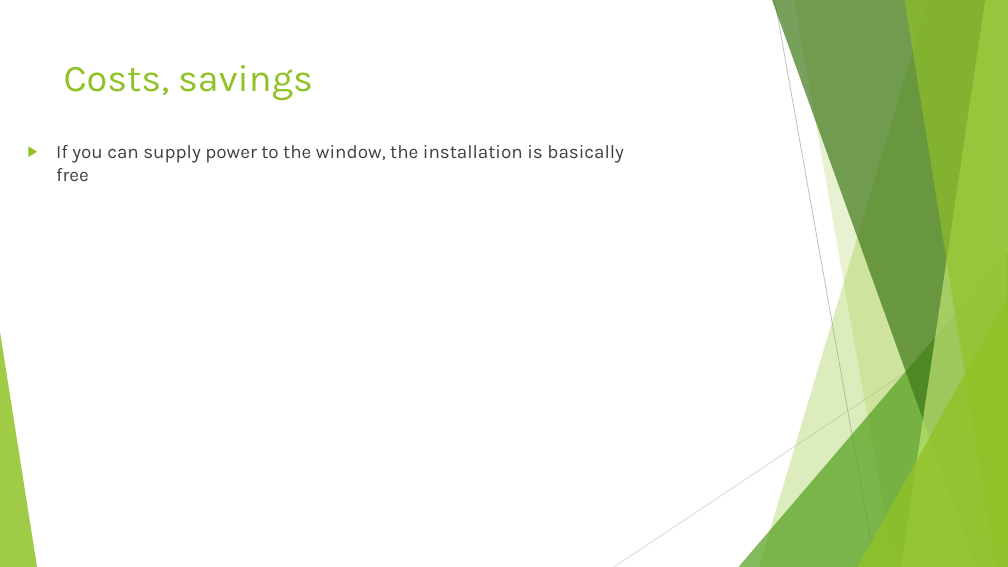
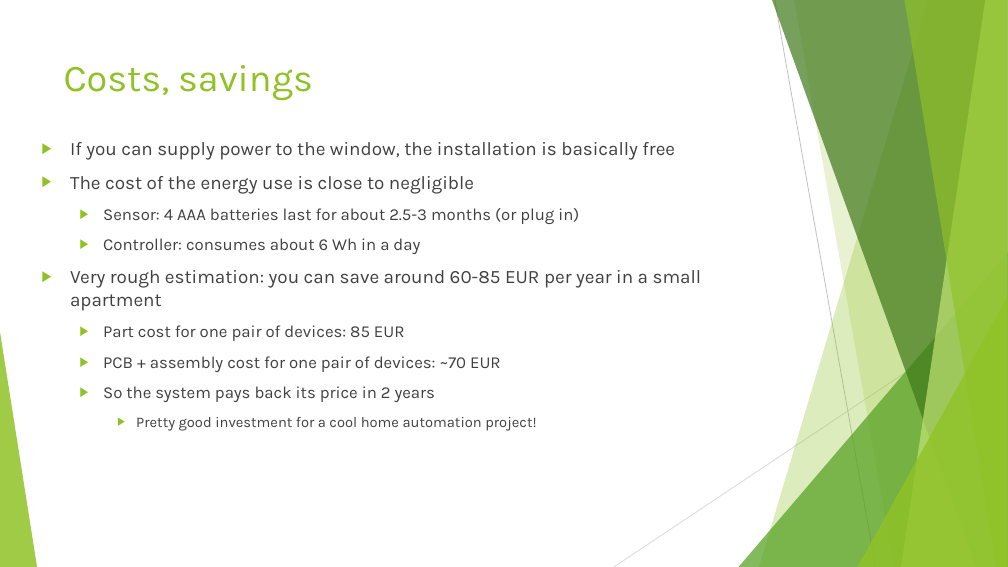
Before and after one commit to csimi97/HEKK, a slide deck: slide 7 of Documentation/Presentation.pptx (slide 6 before the commit). Drawn at 1008x567 pixels with LibreOffice and Linux fonts; fonts in the diff are those of the drawing. Boxes give left, top, right and bottom in pixels: in the first picture for what was removed or moved away, otherwise in the second. Text is boxed around its words. In the diff, an @@ line names an element or a change of style, - is before the commit and + after.

```diff
--- a/Documentation/Presentation.pptx
+++ b/Documentation/Presentation.pptx
@@ text "If you can supply power ..." moved from (x1=56, y1=145, x2=624, y2=181) to (x1=70, y1=142, x2=702, y2=431) @@
@@ text at (x1=70, y1=176, x2=702, y2=431): paragraphs added @@
+▶ The cost of the energy use is close to negligible
+  ▶ Sensor: 4 AAA batteries last for about 2.5-3 months (or plug in)
+  ▶ Controller: consumes about 6 Wh in a day
+▶ Very rough estimation: you can save around 60-85 EUR per year in a small apartment
+  ▶ Part cost for one pair of devices: 85 EUR
+  ▶ PCB + assembly cost for one pair of devices: ~70 EUR
+  ▶ So the system pays back its price in 2 years
+    ▶ Pretty good investment for a cool home automation project!
```
Also in this commit, not shown: 2 other slides changed, 3 slides added, 1 slide removed, 8 other files.
